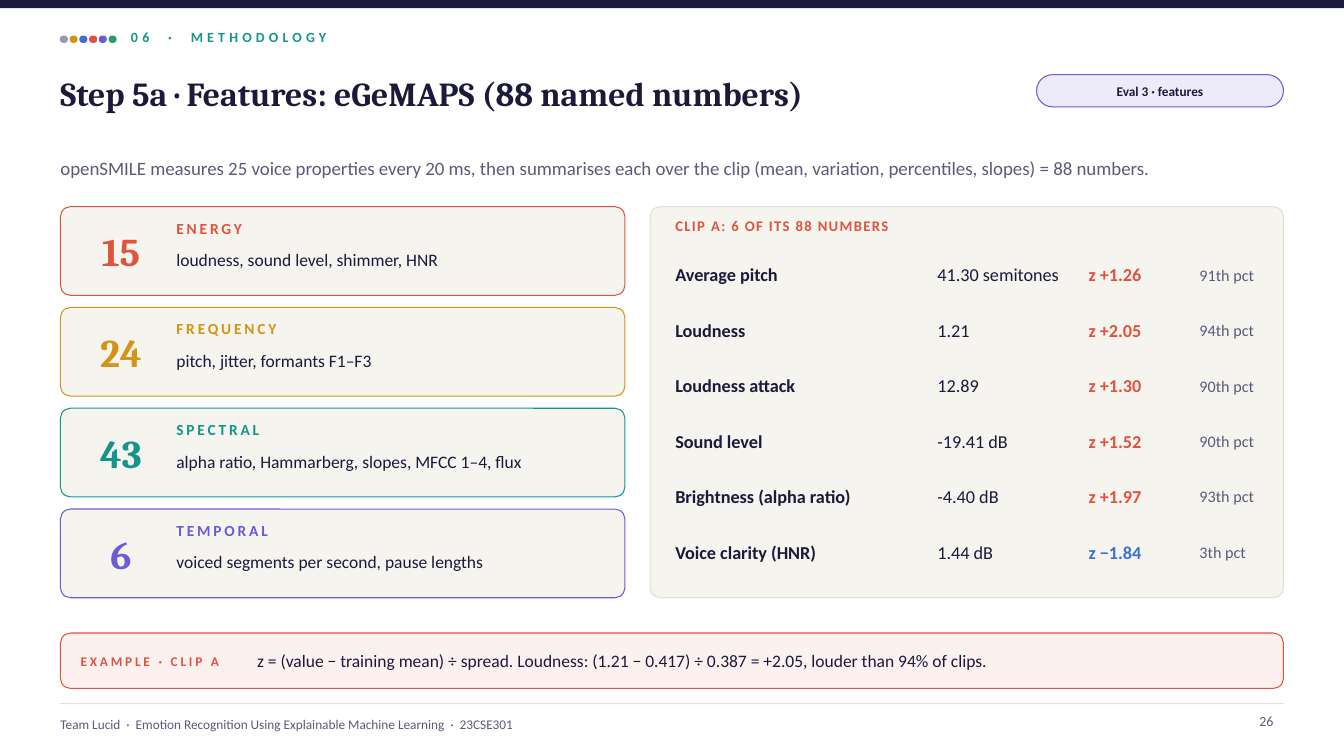
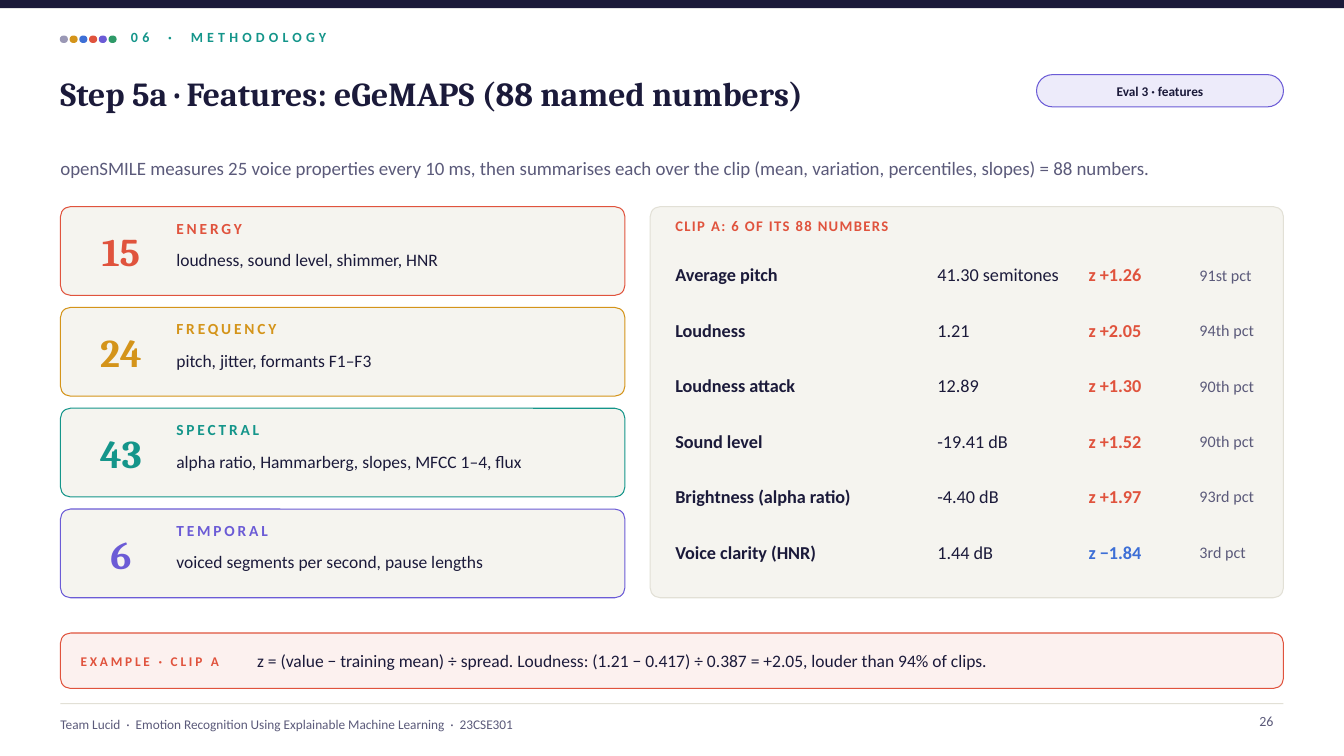
Before and after one commit to shreyashsp25/lucid-speech-emotion-xai, a slide deck: slide 26 of report/Lucid_Final_Review.pptx. Drawn at 1344x756 pixels with LibreOffice and Linux fonts; fonts in the diff are those of the drawing. Boxes give left, top, right and bottom in pixels: in the first picture for what was removed or moved away, otherwise in the second. Text is boxed around its words. In the diff, an @@ line names an element or a change of style, - is before the commit and + after.

```diff
--- a/report/Lucid_Final_Review.pptx
+++ b/report/Lucid_Final_Review.pptx
@@ text at (60,161,1149,178): text changed @@
-openSMILE measures 25 voice properties every 20 ms, then summarises each over the clip (mean, variation, percentiles, slopes) = 88 numbers.
+openSMILE measures 25 voice properties every 10 ms, then summarises each over the clip (mean, variation, percentiles, slopes) = 88 numbers.
@@ text at (1199,270,1252,284): text changed @@
-91th pct
+91st pct
@@ text at (1199,491,1254,505): text changed @@
-93th pct
+93rd pct
@@ text at (1199,547,1246,561): text changed @@
-3th pct
+3rd pct
```
Also in this commit, not shown: 17 other slides changed, 1 slide added, 8 other files.
